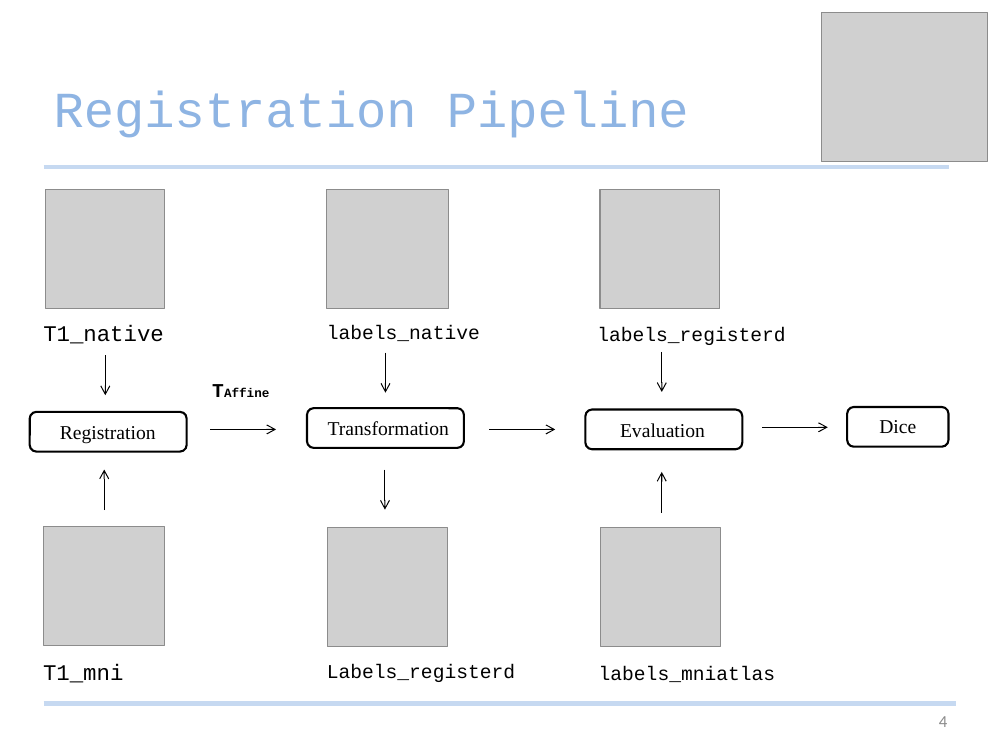
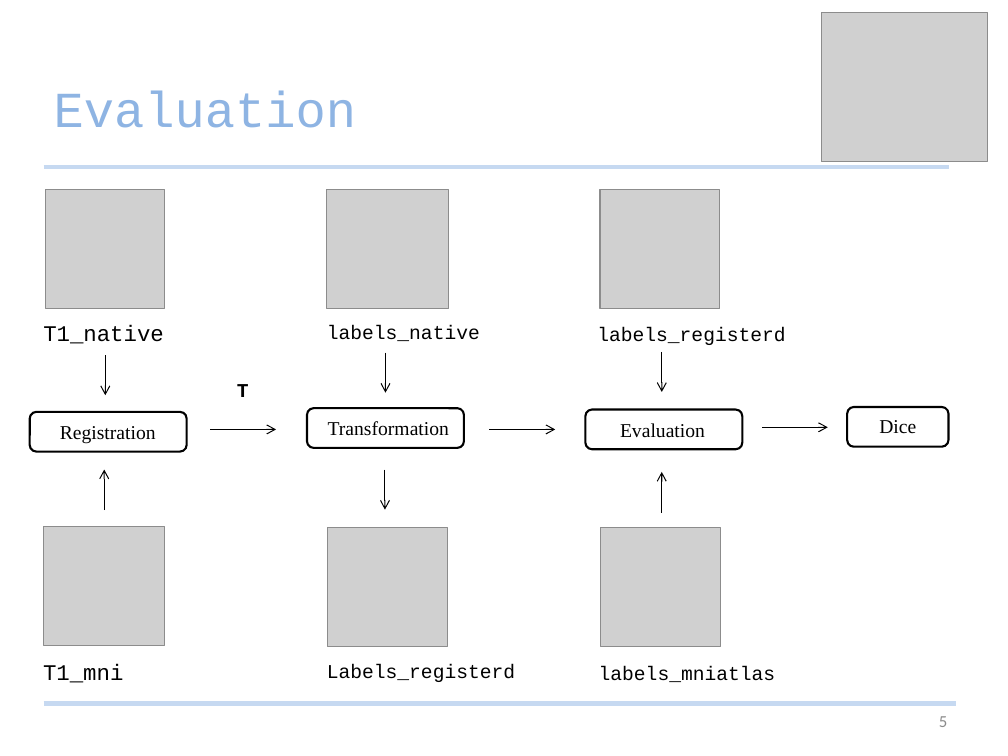
Before and after one commit to Studijacob/MIALab, a slide deck: slide 5 of wd/Documentation/MIALab presentation.pptx (slide 4 before the commit). Drawn at 1008x756 pixels with LibreOffice and Linux fonts; fonts in the diff are those of the drawing; grey boxes stand for pictures. Boxes give left, top, right and bottom in pixels: in the first picture for what was removed or moved away, otherwise in the second. Text is boxed around its words. In the diff, an @@ line names an element or a change of style, - is before the commit and + after.

```diff
--- a/wd/Documentation/MIALab presentation.pptx
+++ b/wd/Documentation/MIALab presentation.pptx
@@ title at [54,90,356,128]: text changed @@
-Registration Pipeline
+Evaluation
@@ text at [237,384,249,397]: text changed; size 9 to 14 pt @@
-TAffine
+T
@@ page number at [939,716,947,727]: text changed @@
-4
+5
```
Also in this commit, not shown: 6 other slides changed, 5 slides added.
